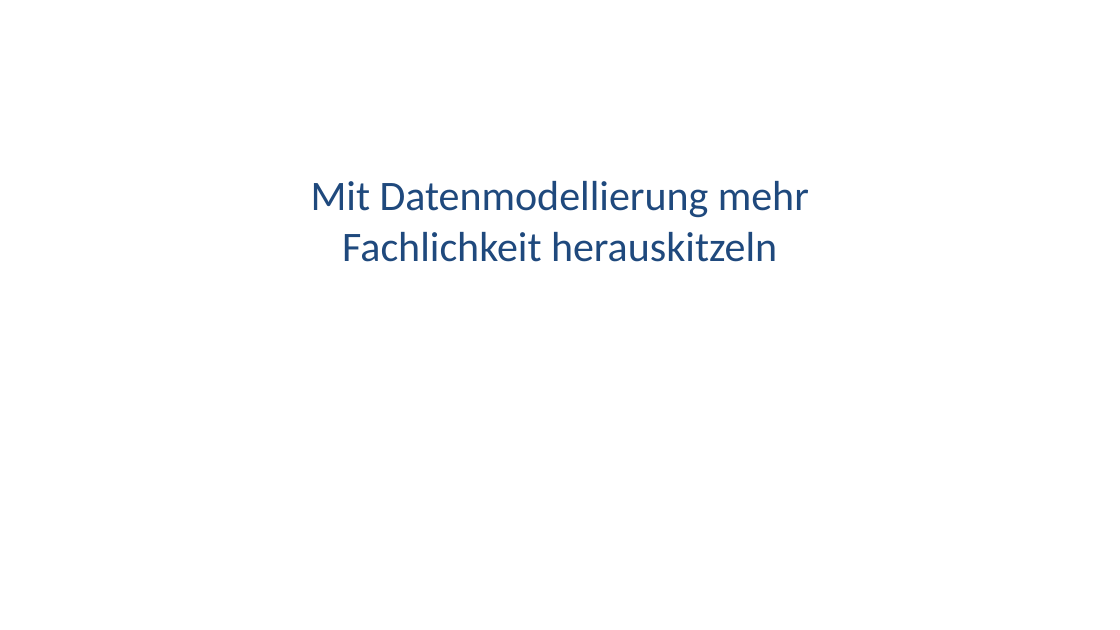
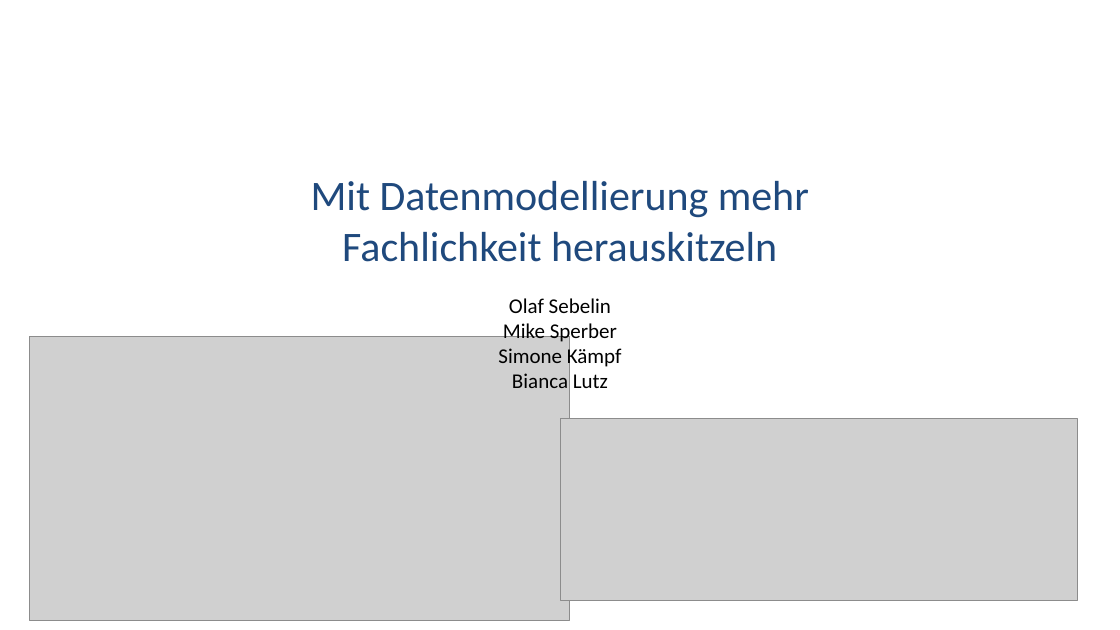
Before and after one commit to active-group/neuland-fachtag-2025, a slide deck: slide 1 of datenmodellierung.pptx. Drawn at 1120x630 pixels with LibreOffice and Linux fonts; fonts in the diff are those of the drawing; grey boxes stand for pictures. Boxes give left, top, right and bottom in pixels: in the first picture for what was removed or moved away, otherwise in the second. Text is boxed around its words. In the diff, an @@ line names an element or a change of style, - is before the commit and + after.

Commit message:
Code & slide changes

```diff
--- a/datenmodellierung.pptx
+++ b/datenmodellierung.pptx
@@ text added at [498, 298, 622, 388], 18 pt, text #000000 @@
+Olaf Sebelin
+Mike Sperber
+Simone Kämpf
+Bianca Lutz
@@ picture added at [29, 337, 570, 621] @@
@@ picture added at [560, 418, 1078, 601] @@
```
Also in this commit, not shown: 1 other slide changed, 1 other file.
